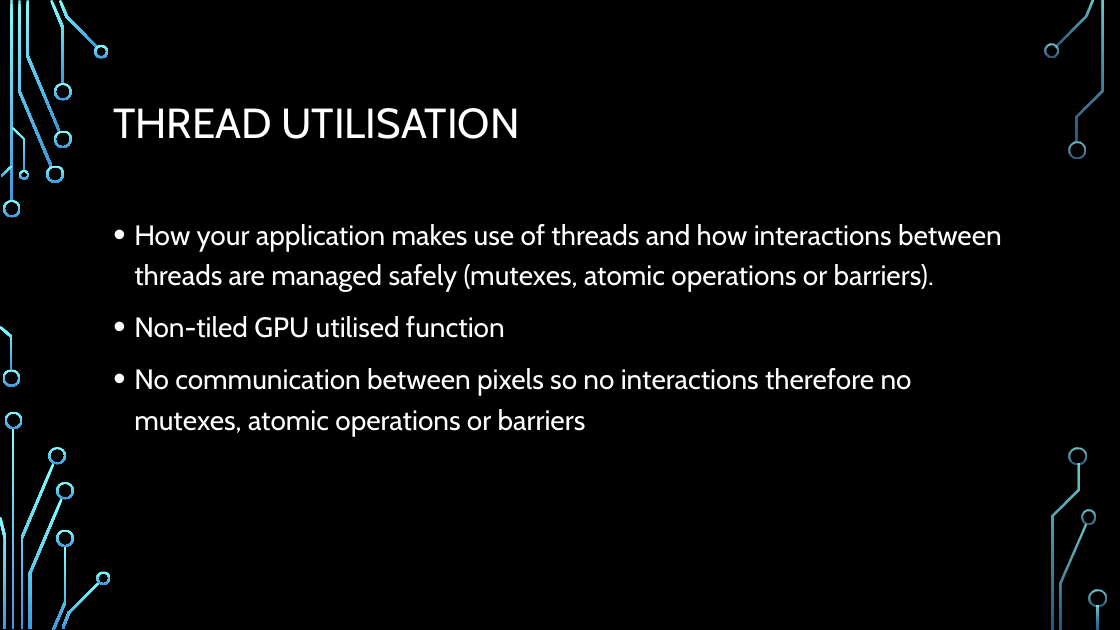
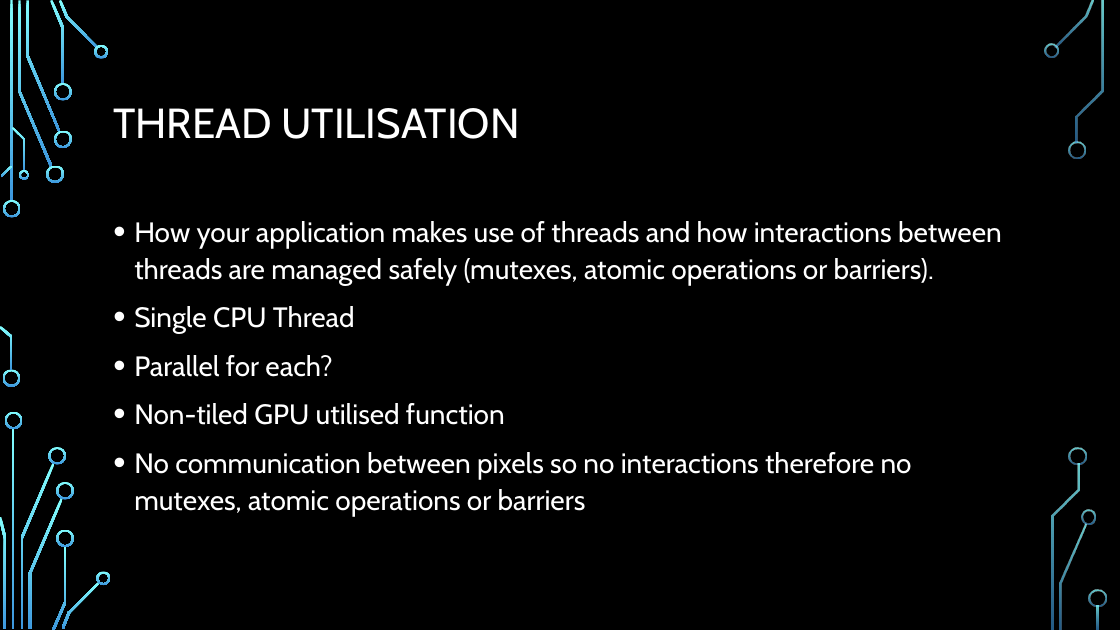
Before and after one commit to Shorte240/DSaA-Submission, a slide deck: slide 5 of CMP202 Assessment.pptx (slide 8 before the commit). Drawn at 1120x630 pixels with LibreOffice and Linux fonts; fonts in the diff are those of the drawing; background and template pictures are left out. Boxes give left, top, right and bottom in pixels: in the first picture for what was removed or moved away, otherwise in the second. Text is boxed around its words. In the diff, an @@ line names an element or a change of style, - is before the commit and + after.

```diff
--- a/CMP202 Assessment.pptx
+++ b/CMP202 Assessment.pptx
@@ text at (134,221,1002,517): line spacing 1.2 to 1.1 @@
@@ text at (134,306,355,377): paragraphs added @@
+• Single CPU Thread
+• Parallel for each?
```
Also in this commit, not shown: 6 other slides changed, 2 other files.
